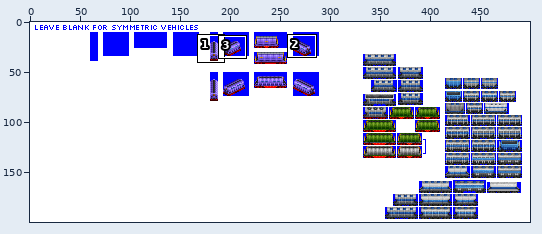
Sprite sheet -- src/graphics/pony/swing_roof_hopper_car_pony_gen_5B.png. The picture above shows the old version from afar; the outline marks the close-up.
Close-up. Old version:
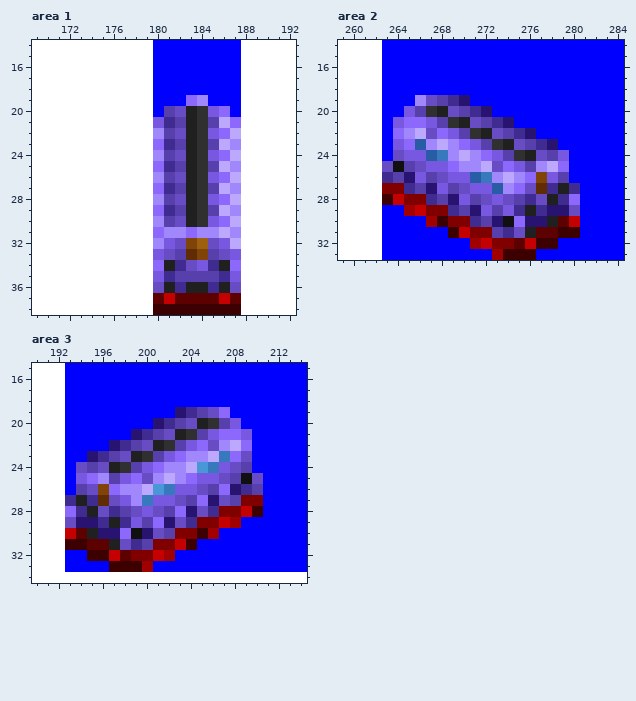
The file is 500x200 pixels. Shown: area 1: x 169..192, y 14..38; area 2: x 259..284, y 14..33; area 3: x 190..214, y 15..34. The commit also changed other parts of the picture, which this record leaves out.
Once edited:
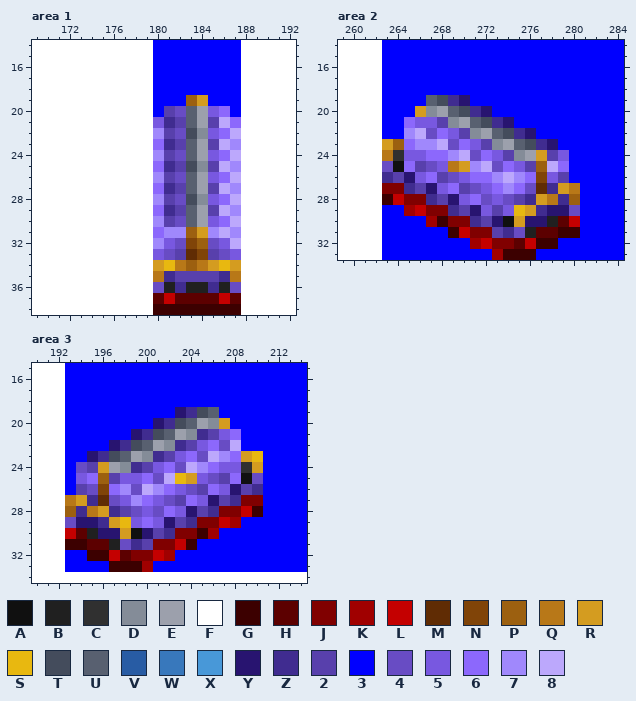
Palette (. is transparent): A #101010  B #202020  C #303030  D #848c98  E #9ca0ac  F #ffffff  G #3c0000  H #5c0000  J #800000  K #a00000  L #c40000  M #602c04  N #804408  P #9c6010  Q #b87818  R #d49c20  S #e8b810  T #444c5c  U #586070  V #285ca4  W #3878bc  X #4898d8  Y #281470  Z #402c90  2 #5840ac  3 #0000ff  4 #684cc4  5 #7858e0  6 #8c68fc  7 #a088fc  8 #bca8fc
The edit:
--- area 1
@@ x 178..189 @@
 18 FF33333333FF
-19 FF33367333FF
-20 FF324BC563FF
-21 FF5Z2BC286FF
-22 FF724BC568FF
-23 FF6Z2BC287FF
-24 FF724BC568FF
-25 FF6Z2BC287FF
-26 FF724BC568FF
-27 FF6Z2BC287FF
-28 FF724BC568FF
-29 FF6Z2BC287FF
-30 FF724BC568FF
-31 FF67767787FF
+19 FF333PR333FF
+20 FF324UE563FF
+21 FF5Z2UE286FF
+22 FF724TD568FF
+23 FF6Z2UE287FF
+24 FF724UE568FF
+25 FF6Z2TD287FF
+26 FF724UE568FF
+27 FF6Z2UE287FF
+28 FF724TD568FF
+29 FF6Z2UE287FF
+30 FF724UE568FF
+31 FF677PR787FF
 32 FF754NP458FF
 33 FF542MN245FF
-34 FF6BZ45ZB6FF
-35 FF5Z2222Z5FF
+34 FFRSQPQRSRFF
+35 FFQZ2222ZQFF
 36 FF4BZBBZB4FF
--- area 2
@@ x 259..284 @@
 18 FFFF3333333333333333333333
-19 FFFF333742ZY33333333333333
-20 FFFF3352CB42ZY333333333333
-21 FFFF356652CB42ZY3333333333
-22 FFFF36784652CB42ZY33333333
-23 FFFF356V787652CB42ZY333333
-24 FFFF3455VW787652CB42533333
-25 FFFF4A24556778465278633333
-26 FFFFZ2Y52455VW7876N5233333
-27 FFFFJJZ2Y52455V764MZBZ3333
-28 FFFFGLJJZ2Y524542Z4BZ63333
-29 FFFF33KLJJZ2Y525ZBZYY43333
-30 FFFF3333KGJJZ2YA6YYBHL3333
+19 FFFF3333UTZY33333333333333
+20 FFFF333RDEUTZY333333333333
+21 FFFF336552DEUTZY3333333333
+22 FFFF33784652DEUTZY33333333
+23 FFFFRP67784652DEUTZY333333
+24 FFFFQC5566784652DER2533333
+25 FFFF4A6245QR784652P8633333
+26 FFFFZ2Y56245667876N5233333
+27 FFFFJJZ2Y562456764MZRQ3333
+28 FFFFGLJJZ2Y564542ZRQZP3333
+29 FFFF33KLJJZ2Y525SRZYY43333
+30 FFFF3333KGJJZ2YARYYBHL3333
 31 FFFF333333GLJJ2Z4BHHGG3333
--- area 3
@@ x 190..214 @@
 18 FFF3333333333333333333333
-19 FFF3333333333YZ2463333333
-20 FFF33333333YZ24BC25333333
-21 FFF333333YZ24BC2566533333
-22 FFF3333YZ24BC256478633333
-23 FFF33YZ24BC256778W6433333
-24 FFF3424BC256778XW54233333
-25 FFF3567256478765542A43333
-26 FFF324N6778XW55426YZ23333
-27 FFFZBZM457W55426Y42JJ3333
-28 FFF6ZB4Z245426Y4ZJJLG3333
-29 FFF4YYZBZ526Y4ZJJLK333333
-30 FFFLHBYY6AY42JJGK33333333
+19 FFF3333333333YZTU33333333
+20 FFF33333333YZTUEDR3333333
+21 FFF333333YZTUEDZ256333333
+22 FFF3333YZTUEDZ25648333333
+23 FFF33YZTUEDZ2564876RS3333
+24 FFF342REDZ256487655CR3333
+25 FFF356P255648SR5426A43333
+26 FFF324N67487654265Y2Z3333
+27 FFFQRZM457654265Y2ZJJ3333
+28 FFFPZQRZ245465Y2ZJJLG3333
+29 FFF4YYZRS565Y2ZJJLK333333
+30 FFFLHBYYRAY2ZJJGK33333333
 31 FFFGGHHB4Z2JJLG3333333333
Boxes around the changes in both close-ups, in picture pixels (x1, y1, x2, y2):
changed: (153, 95, 241, 282)
changed: (382, 95, 580, 227)
changed: (65, 407, 263, 539)
